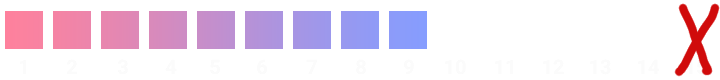
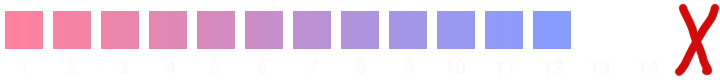
Layered file, before and after one edit (720x80). Changes by layer:
pixels changed over (53, 11, 571, 49) (layer not identified)
